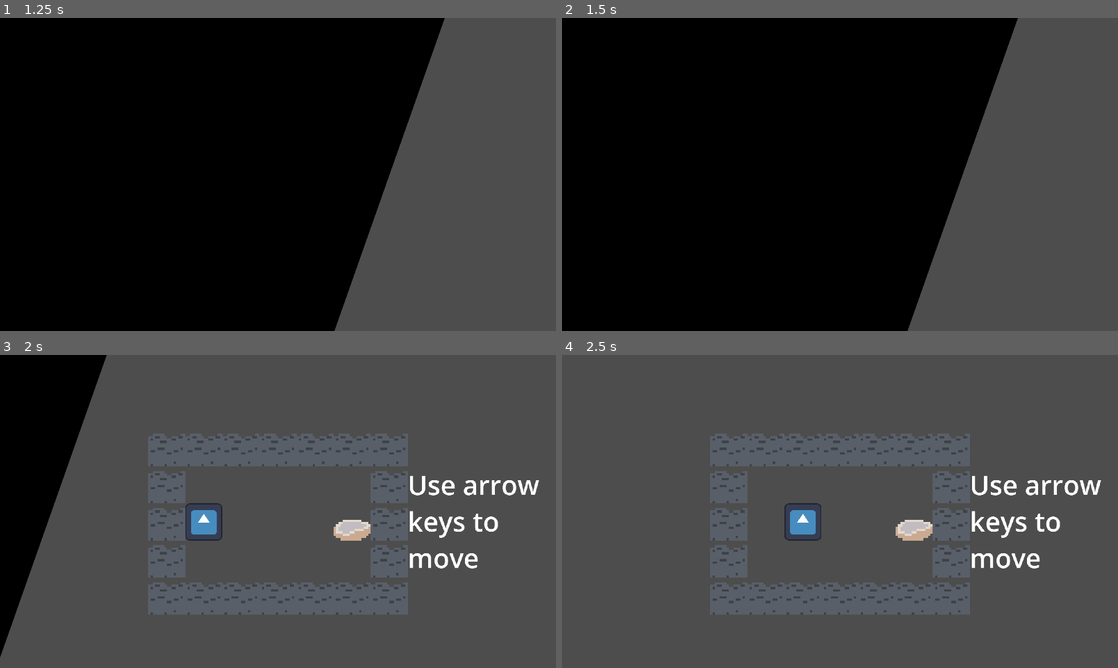
Above: before the commit, frames 1-4 (two rows, left to right).
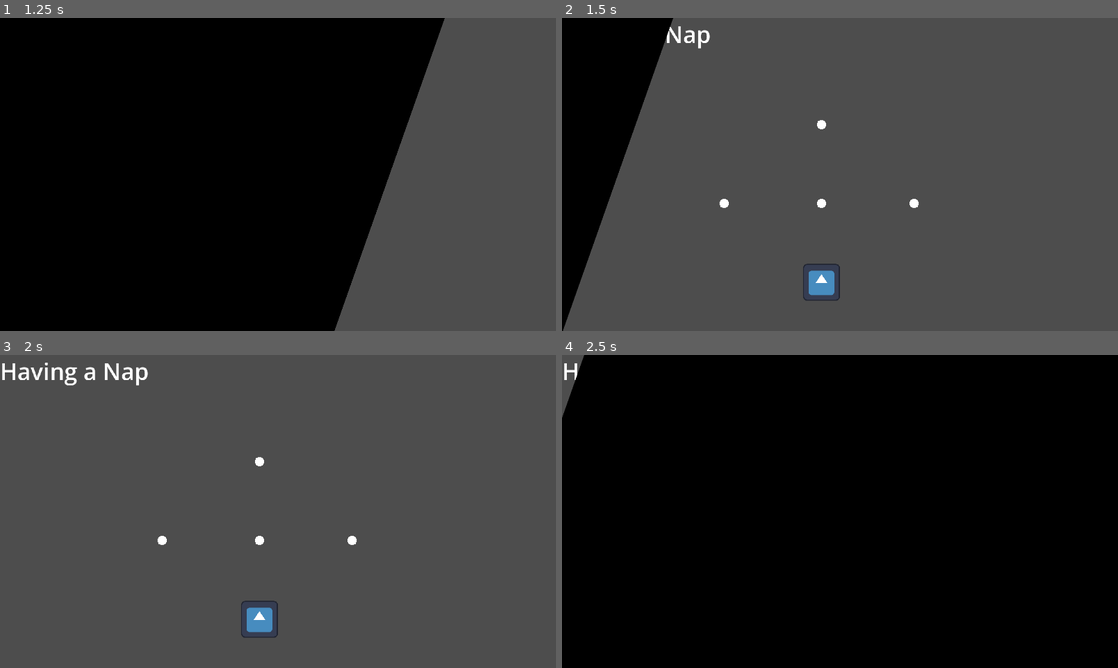
Above: after the commit, the same moments.

Repository: Just-a-Bee/Chrono-Cat
Game: Godot game, scene res://ui/title/title.tscn
The game is run twice, just before and just after one commit, with the same random seed, the same clock (stepped at 60 frames per second) and the same inputs. The engine's default icon, where the game draws it, is replaced by a stand-in: a white triangle on a blue panel in a dark square.
Inputs (mouse positions are in pixels of both pictures, inside the frame that each line leads up to):
- Up to frame 1 (1.25 s): click "Play" at 0.5 s
- Up to frame 2 (1.5 s): click (617, 74) at 1.25 s, where only the run before the commit has a clickable "Having a Nap"
- Up to frame 3 (2 s): no input
- Up to frame 4 (2.5 s): tap Enter (ui_accept) at 2, 2.27, 2.3 s; hold D (right) from 2.03 s (still down); hold X (rewind) from 2.03 s (still down)

Frame 1 is identical in both runs. In frame 2, 62% of the frame differs, in the area x 0-82%, y 0-100%; in frame 3, 23%; in frame 4, 100%, in the area x 0-100%, y 0-100%.

Commit message:
Changed level select to have controls and a player icon Added rewind bar, child of main, shown while in a level

Diff:
--- a/actors/scripts/player.gd
+++ b/actors/scripts/player.gd
@@ -2,7 +2,6 @@
 class_name Player
 
 func collide(actor:Actor, floor:Floor)->int:
-	print(floor)
 	if actor is Wall or floor is Water:
 		return level.COLLISION_BEHAVIORS.STOP
 	if actor is Collectable:
--- a/level_files/level.gd
+++ b/level_files/level.gd
@@ -2,6 +2,7 @@
 class_name Level
 
 signal win
+signal rewind_uses_changed
 @onready var main = get_parent()
 
 # level item vars
@@ -19,7 +20,7 @@
 # dictionary that stores each actor and a list of its rewind positions
 # keys = actor, values = array of rewind positions
 var rewind_dictionary:Dictionary
-var rewind_uses:int = 0 # the number of times the player can use rewind
+var rewind_uses:int = 0 : set = set_rewind_uses # the number of times the player can use rewind
 const CLOCK_REWINDS = 3
 
 # stores a copy of game state every turn that can be reverted to
@@ -43,6 +44,7 @@
 	index_actors()
 	index_floor()
 	win.connect(main._on_level_win)
+	rewind_uses_changed.connect(main._on_rewind_uses_changed)
 # function to index every actor into actor dictionary
 func index_actors():
 	for node in get_children():
@@ -244,3 +246,9 @@
 
 func win_level():
 	win.emit()
+
+# set functions
+# function to set rewind_uses, emits a signal
+func set_rewind_uses(new_rewinds):
+	rewind_uses = new_rewinds
+	rewind_uses_changed.emit(new_rewinds)
--- a/main.gd
+++ b/main.gd
@@ -19,7 +19,6 @@
 var do_input:bool = false
 
 # vars for level state
-var current_level_name:String = ""
 var level_node
 
 # fade from black onready
@@ -60,13 +59,13 @@
 
 
 # when a level is selected, open it
-func _on_level_select_open_level(level:PackedScene, level_name)->void:
+func open_level(level:PackedScene, level_name)->void:
 	# fade to black
 	do_input = false
 	$Transitioner.fade_to_black()
 	await $Transitioner.animation_finished
 	#change the state
-	current_level_name = level_name
+	$RewindBar.show()
 	remove_child(level_select)
 	level_node = level.instantiate()
 	add_child(level_node)
@@ -83,7 +82,7 @@
 	$WinAnim.show()
 	$WinAnim.play()
 	await $WinAnim.animation_finished
-	level_select.clear_level(current_level_name)
+	level_select.clear_level()
 	exit_level()
 # function to exit the level and return to level select
 func exit_level():
@@ -91,14 +90,17 @@
 	$Transitioner.fade_to_black()
 	await $Transitioner.animation_finished
 	# change the state
+	$RewindBar.hide()
 	$WinAnim.hide()
 	remove_child(level_node)
 	level_node.queue_free()
 	add_child(level_select)
 
-	current_level_name = ""
 	state = STATES.SELECT
 	# fade from black
 	$Transitioner.fade_from_black()
 	await $Transitioner.animation_finished
 	do_input = true
+
+func _on_rewind_uses_changed(new_rewinds):
+	$RewindBar.value = new_rewinds
--- a/main.tscn
+++ b/main.tscn
@@ -1,10 +1,12 @@
-[gd_scene load_steps=12 format=3 uid="uid://ctd8xi6wdx1h"]
+[gd_scene load_steps=14 format=3 uid="uid://ctd8xi6wdx1h"]
 
 [ext_resource type="Script" path="res://main.gd" id="1_ntcjf"]
 [ext_resource type="PackedScene" uid="uid://dseb7xqjms3u6" path="res://ui/level_select/level_select.tscn" id="2_p70cs"]
 [ext_resource type="Texture2D" uid="uid://gr22k5ibboj7" path="res://assets/level_stuff/WinAnim.png" id="3_o22mr"]
 [ext_resource type="PackedScene" uid="uid://b18s0kfnnp2ch" path="res://ui/transition/transitioner.tscn" id="4_nb2yq"]
 [ext_resource type="Script" path="res://ui/pause_menu.gd" id="5_6dq5v"]
+[ext_resource type="Texture2D" uid="uid://d12eu17xjnlxf" path="res://assets/level_stuff/RewindBarEmpty.png" id="6_mr47i"]
+[ext_resource type="Texture2D" uid="uid://cmkwnxyfnp7xa" path="res://assets/level_stuff/RewindBarFull.png" id="7_8wg3w"]
 
 [sub_resource type="AtlasTexture" id="AtlasTexture_f4cos"]
 atlas = ExtResource("3_o22mr")
@@ -111,6 +113,18 @@
 theme_override_font_sizes/font_size = 50
 text = "Settings"
 
+[node name="RewindBar" type="TextureProgressBar" parent="."]
+visible = false
+offset_left = 1664.0
+offset_top = 512.0
+offset_right = 1680.0
+offset_bottom = 560.0
+scale = Vector2(10, 10)
+max_value = 3.0
+fill_mode = 3
+texture_under = ExtResource("6_mr47i")
+texture_progress = ExtResource("7_8wg3w")
+
 [connection signal="button_up" from="PauseMenu/VBoxContainer/Resume" to="PauseMenu" method="_on_resume_button_up"]
 [connection signal="button_up" from="PauseMenu/VBoxContainer/ReturnToMap" to="PauseMenu" method="_on_return_to_map_button_up"]
 [connection signal="button_up" from="PauseMenu/VBoxContainer/ReturnToTitle" to="PauseMenu" method="_on_return_to_title_button_up"]
--- a/ui/level_select/level_button.gd
+++ b/ui/level_select/level_button.gd
@@ -1,10 +1,14 @@
-extends Button
+extends Control
 
 @onready var level_select = get_parent()
 @export var level:PackedScene
 
-func _ready():
-	text = name
+# vars for adjacent elements
+@export var up_button:Node
+@export var left_button:Node
+@export var down_button:Node
+@export var right_button:Node
+
 func _on_button_up():
 	get_parent().open_level.emit(level, name)
 func clear():
--- a/ui/level_select/level_button.tscn
+++ b/ui/level_select/level_button.tscn
@@ -1,13 +1,15 @@
-[gd_scene load_steps=4 format=3 uid="uid://doyd0aa2nqgl2"]
+[gd_scene load_steps=5 format=3 uid="uid://doyd0aa2nqgl2"]
 
 [ext_resource type="Script" path="res://ui/level_select/level_button.gd" id="1_g5ee8"]
 [ext_resource type="PackedScene" uid="uid://unywfgkfgxtk" path="res://levels/having_a_nap.tscn" id="2_imjaw"]
-[ext_resource type="Texture2D" uid="uid://dodvj3t301qc5" path="res://assets/Check.png" id="3_su3yr"]
+[ext_resource type="Texture2D" uid="uid://dodvj3t301qc5" path="res://assets/level_stuff/Check.png" id="3_su3yr"]
+[ext_resource type="Texture2D" uid="uid://dvysf1de0w15y" path="res://assets/circle.png" id="4_lpmam"]
 
-[node name="Level 1" type="Button"]
+[node name="Level 1" type="Control"]
+layout_mode = 3
+anchors_preset = 0
 offset_right = 128.0
 offset_bottom = 128.0
-text = "Open level "
 script = ExtResource("1_g5ee8")
 level = ExtResource("2_imjaw")
 
@@ -16,4 +18,7 @@
 position = Vector2(128, 0)
 texture = ExtResource("3_su3yr")
 
-[connection signal="button_up" from="." to="." method="_on_button_up"]
+[node name="Level_Sprite" type="Sprite2D" parent="."]
+position = Vector2(-4.76837e-07, -4.76837e-07)
+scale = Vector2(2, 2)
+texture = ExtResource("4_lpmam")
--- a/ui/level_select/level_select.gd
+++ b/ui/level_select/level_select.gd
@@ -2,10 +2,43 @@
 
 signal open_level
 
+var current_level:Node = null
+
+@onready var main = get_parent()
+
 # connect open level signal to main
 func _ready():
-	open_level.connect(get_parent()._on_level_select_open_level)
+	select_level(get_node("Having a Nap"))
+
+# handle level select inputs
+func _input(event):
+	if not main.do_input:
+		return
+	direction_input(event)
+	if event.is_action_pressed("ui_accept"):
+		main.open_level(current_level.level, current_level.name)
+
+# handle directional inputs, move cursor in direction pressed
+func direction_input(event:InputEvent):
+	var new_select = null
+	if event.is_action_pressed("left"):
+		new_select = current_level.left_button
+	elif event.is_action_pressed("up"):
+		new_select = current_level.up_button
+	elif event.is_action_pressed("down"):
+		new_select = current_level.down_button
+	elif event.is_action_pressed("right"):
+		new_select = current_level.right_button
+	if new_select != null:
+		select_level(new_select)
+
+
+# function to select a different level
+func select_level(new_select):
+	current_level = new_select
+	$LevelTitle.text = current_level.name
+	$Player.position = current_level.position
 
 # when main tells us a level was cleared, give that level a checkmark
-func clear_level(level_name):
-	get_node(level_name).clear()
+func clear_level():
+	current_level.clear()
--- a/ui/level_select/level_select.tscn
+++ b/ui/level_select/level_select.tscn
@@ -6,42 +6,58 @@
 [ext_resource type="PackedScene" uid="uid://lfyr65vh2gv1" path="res://levels/lock_and_key.tscn" id="4_5d44g"]
 [ext_resource type="PackedScene" uid="uid://ujejc8syiu43" path="res://levels/locks_and_keys.tscn" id="5_b8vvg"]
 [ext_resource type="PackedScene" uid="uid://dp5opa0eowbv1" path="res://levels/water_wall.tscn" id="6_egfgn"]
+[ext_resource type="Texture2D" uid="uid://cvd6rg13hiex7" path="res://assets/actors/icon.svg" id="7_fgmna"]
 
 [node name="LevelSelect" type="Node2D"]
 script = ExtResource("1_ppnx8")
 
-[node name="Having a Nap" parent="." instance=ExtResource("2_6b2g3")]
-offset_left = 128.0
-offset_top = 128.0
-offset_right = 256.0
-offset_bottom = 256.0
-text = "Having a Nap"
+[node name="Having a Nap" parent="." node_paths=PackedStringArray("up_button") instance=ExtResource("2_6b2g3")]
+offset_left = 896.0
+offset_top = 912.0
+offset_right = 1024.0
+offset_bottom = 1040.0
+up_button = NodePath("../Chronology")
 
-[node name="Chronology" parent="." instance=ExtResource("2_6b2g3")]
-offset_left = 384.0
-offset_top = 128.0
-offset_right = 512.0
-offset_bottom = 256.0
-text = "Chronology"
+[node name="Chronology" parent="." node_paths=PackedStringArray("up_button", "left_button", "down_button", "right_button") instance=ExtResource("2_6b2g3")]
+offset_left = 896.0
+offset_top = 640.0
+offset_right = 1024.0
+offset_bottom = 768.0
 level = ExtResource("3_5fvae")
+up_button = NodePath("../Water wall")
+left_button = NodePath("../Lock and Key")
+down_button = NodePath("../Having a Nap")
+right_button = NodePath("../Locks and Keys")
 
-[node name="Lock and Key" parent="." instance=ExtResource("2_6b2g3")]
-offset_left = 640.0
-offset_top = 128.0
-offset_right = 768.0
-offset_bottom = 256.0
+[node name="Lock and Key" parent="." node_paths=PackedStringArray("right_button") instance=ExtResource("2_6b2g3")]
+offset_left = 560.0
+offset_top = 640.0
+offset_right = 688.0
+offset_bottom = 768.0
 level = ExtResource("4_5d44g")
+right_button = NodePath("../Chronology")
 
-[node name="Locks and Keys" parent="." instance=ExtResource("2_6b2g3")]
+[node name="Locks and Keys" parent="." node_paths=PackedStringArray("left_button") instance=ExtResource("2_6b2g3")]
+offset_left = 1216.0
+offset_top = 640.0
+offset_right = 1344.0
+offset_bottom = 768.0
+level = ExtResource("5_b8vvg")
+left_button = NodePath("../Chronology")
+
+[node name="Water wall" parent="." node_paths=PackedStringArray("down_button") instance=ExtResource("2_6b2g3")]
 offset_left = 896.0
-offset_top = 128.0
+offset_top = 368.0
 offset_right = 1024.0
-offset_bottom = 256.0
-level = ExtResource("5_b8vvg")
+offset_bottom = 496.0
+level = ExtResource("6_egfgn")
+down_button = NodePath("../Chronology")
 
-[node name="Water wall" parent="." instance=ExtResource("2_6b2g3")]
-offset_left = 1152.0
-offset_top = 128.0
-offset_right = 1280.0
-offset_bottom = 256.0
-level = ExtResource("6_egfgn")
+[node name="Player" type="Sprite2D" parent="."]
+texture = ExtResource("7_fgmna")
+
+[node name="LevelTitle" type="Label" parent="."]
+offset_right = 1920.0
+offset_bottom = 144.0
+theme_override_font_sizes/font_size = 80
+text = "Title"
--- a/ui/pause_menu.gd
+++ b/ui/pause_menu.gd
@@ -3,6 +3,7 @@
 @onready var main:Main = get_parent()
 
 func update_buttons():
+	$VBoxContainer/Resume.grab_focus()
 	if main.state != main.STATES.LEVEL:
 		$VBoxContainer/ReturnToMap.hide()
 	else:
Binary file added: assets/circle.png
Not shown, added: assets/circle.png.import
Binary file added: assets/level_stuff/RewindBarEmpty.png
Not shown, added: assets/level_stuff/RewindBarEmpty.png.import
Binary file added: assets/level_stuff/RewindBarFull.png
Not shown, added: assets/level_stuff/RewindBarFull.png.import
Not shown, changed: todo.txt
Not shown: 1 places in ui/level_select/level_select.tscn that only renumber resources
